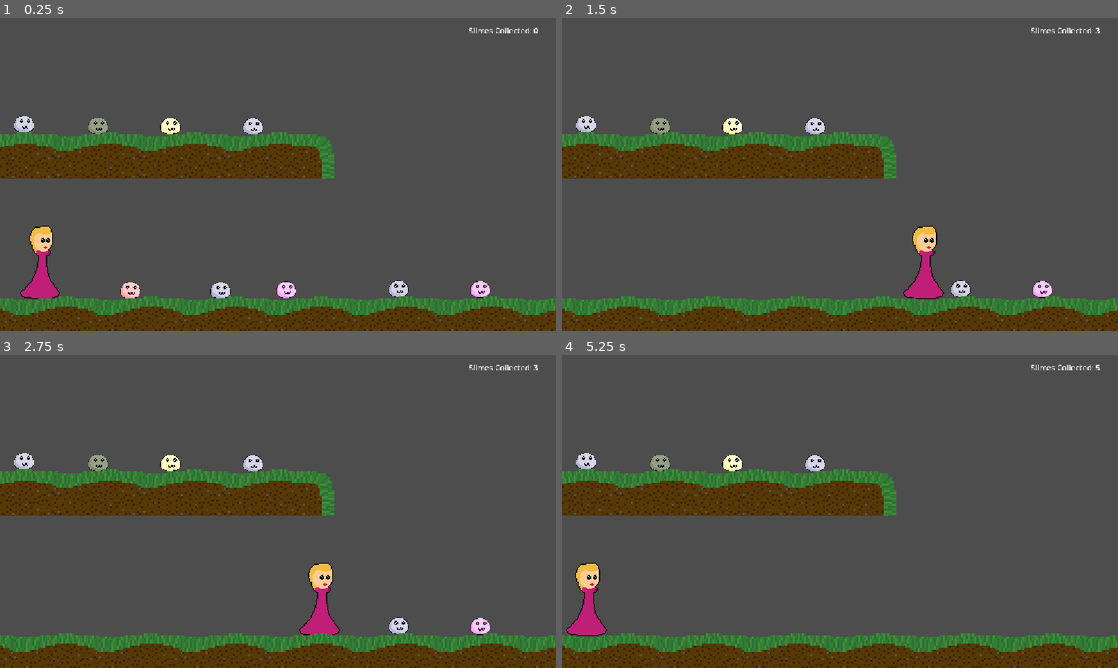
Above: before the commit, frames 1-4 (two rows, left to right).
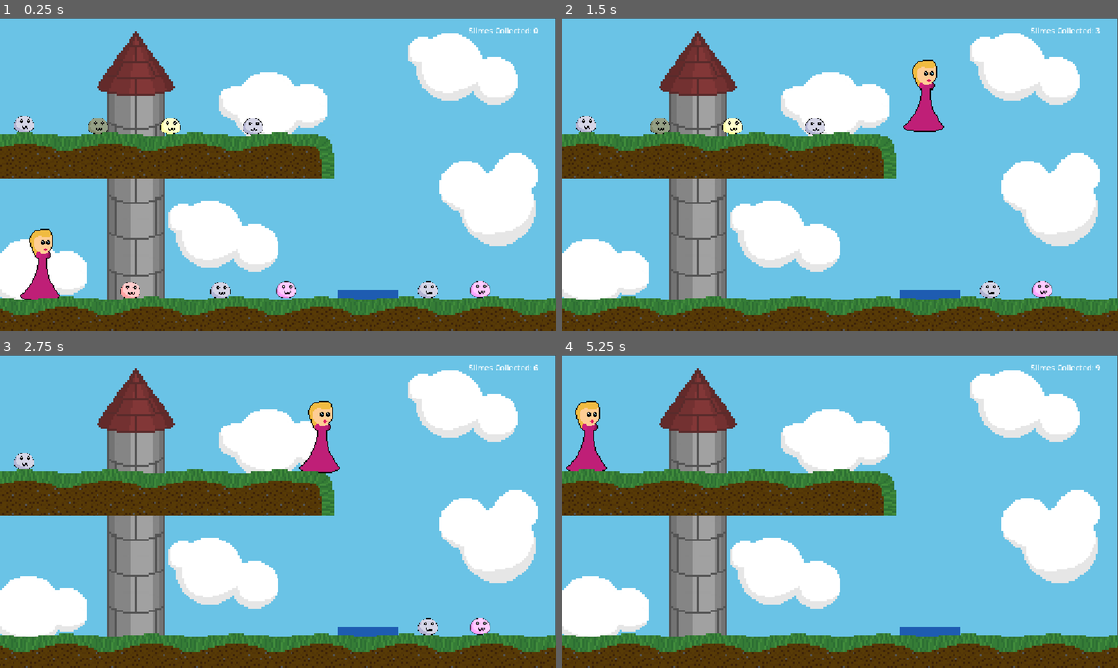
Above: after the commit, the same moments.

Repository: thewatermellonman/BounceBack
Game: Godot game, scene res://bounce.tscn
Two runs of this game, one before a commit and one after it. Both use one fixed random seed, a clock stepped at 60 frames per second and the inputs below.
Inputs:
- Up to frame 1 (0.25 s): no input
- Up to frame 2 (1.5 s): tap Enter at 0.5 s; hold Right (move_right) 0.53-1.28 s; hold Left (move_left) from 1.28 s (still down)
- Up to frame 3 (2.75 s): release Left (move_left) at 2.03 s; hold Right (move_right) from 2.03 s (still down)
- Up to frame 4 (5.25 s): tap Space at 3.5 s; release Right (move_right) at 3.53 s; hold Left (move_left) from 3.53 s (still down)

The runs differ from the first frame. In frame 1, 78% of the frame differs, in the area x 0-100%, y 0-90%; in frame 2, 79%; in frame 3, 80%; in frame 4, 80%.

Commit message:
JUMPJUMPJUMP

Diff:
--- a/bounce.tscn
+++ b/bounce.tscn
@@ -1,18 +1,60 @@
 [gd_scene format=3 uid="uid://cvsfbruifc585"]
 
+[ext_resource type="Texture2D" uid="uid://dy03txws1hglj" path="res://Background Sky.png" id="1_6802c"]
 [ext_resource type="Script" uid="uid://noq5t8tr68t5" path="res://character_body_2d.gd" id="1_ug7ek"]
+[ext_resource type="Texture2D" uid="uid://b6agwk6f2n4y3" path="res://Background Tower.png" id="2_rf0v1"]
 [ext_resource type="Texture2D" uid="uid://bsb1ohfsfwmj1" path="res://Princess True.png" id="2_uo8sn"]
 [ext_resource type="PackedScene" uid="uid://hnycn531yv7k" path="res://colorslime.tscn" id="3_ug7ek"]
+[ext_resource type="Texture2D" uid="uid://bk7vs5sv5r655" path="res://Background Cluods.png" id="3_ylgda"]
 [ext_resource type="Texture2D" uid="uid://kjgs31cha1rr" path="res://Ground Top.png" id="4_7f2o3"]
 [ext_resource type="Texture2D" uid="uid://trvl0wkwb3kw" path="res://Ground Corner.png" id="5_uo8sn"]
+[ext_resource type="Texture2D" uid="uid://bwlir6wo4g65" path="res://blu.jpg" id="6_rxh2k"]
+
+[sub_resource type="RectangleShape2D" id="RectangleShape2D_ws73l"]
+size = Vector2(123, 164.5)
 
 [sub_resource type="RectangleShape2D" id="RectangleShape2D_afka0"]
 size = Vector2(82, 170)
+
+[sub_resource type="RectangleShape2D" id="RectangleShape2D_gtbxn"]
+size = Vector2(1177.5, 90)
+
+[sub_resource type="RectangleShape2D" id="RectangleShape2D_60ojf"]
+size = Vector2(748, 88.5)
 
 [sub_resource type="RectangleShape2D" id="RectangleShape2D_0nl4k"]
 size = Vector2(20, 839)
 
 [node name="Node2D" type="Node2D" unique_id=859023814]
+
+[node name="Background" type="Sprite2D" parent="." unique_id=634321090]
+position = Vector2(573.5, 296)
+scale = Vector2(1.4412501, 1.05)
+texture = ExtResource("1_6802c")
+
+[node name="Tower" type="Sprite2D" parent="." unique_id=891981505]
+position = Vector2(437.99997, 321)
+scale = Vector2(1.0375, 1.0535715)
+texture = ExtResource("2_rf0v1")
+
+[node name="Clouds" type="Sprite2D" parent="." unique_id=2030073492]
+position = Vector2(293, 578)
+texture = ExtResource("3_ylgda")
+
+[node name="Clouds2" type="Sprite2D" parent="." unique_id=778663611]
+position = Vector2(790, 232)
+texture = ExtResource("3_ylgda")
+
+[node name="Bouncepad" type="Area2D" parent="." unique_id=769174331 groups=["bounce"]]
+
+[node name="Sprite2D" type="Sprite2D" parent="Bouncepad" unique_id=965172895 groups=["bounce"]]
+position = Vector2(763, 588)
+scale = Vector2(0.24899994, 0.09799996)
+texture = ExtResource("6_rxh2k")
+
+[node name="CollisionShape2D" type="CollisionShape2D" parent="Bouncepad" unique_id=1964256182]
+position = Vector2(762.5, 645.25)
+shape = SubResource("RectangleShape2D_ws73l")
 
 [node name="Player" type="CharacterBody2D" parent="." unique_id=862969182]
 position = Vector2(71, 455)
@@ -58,7 +100,7 @@
 position = Vector2(524, 224)
 
 [node name="PinkSlime6" parent="." unique_id=2005720812 instance=ExtResource("3_ug7ek")]
-position = Vector2(826, 560)
+position = Vector2(887, 562)
 
 [node name="PinkSlime7" parent="." unique_id=2110225019 instance=ExtResource("3_ug7ek")]
 position = Vector2(995, 561)
@@ -81,6 +123,10 @@
 axis_stretch_horizontal = 1
 axis_stretch_vertical = 1
 
+[node name="CollisionShape2D" type="CollisionShape2D" parent="Ground" unique_id=418365134]
+position = Vector2(565.25, 628)
+shape = SubResource("RectangleShape2D_gtbxn")
+
 [node name="Ground2" type="StaticBody2D" parent="." unique_id=1117009121]
 
 [node name="TextureRect" type="NinePatchRect" parent="Ground2" unique_id=2099961970]
@@ -92,6 +138,10 @@
 patch_margin_top = 41
 axis_stretch_horizontal = 1
 axis_stretch_vertical = 1
+
+[node name="CollisionShape2D" type="CollisionShape2D" parent="Ground2" unique_id=18462618]
+position = Vector2(307, 285.75)
+shape = SubResource("RectangleShape2D_60ojf")
 
 [node name="Ground3" type="StaticBody2D" parent="." unique_id=1621455836]
 
@@ -134,3 +184,4 @@
 debug_color = Color(0.8392157, 0, 0.92941177, 0.9254902)
 
 [connection signal="area_entered" from="Player/PickupArea" to="Player" method="_on_pickuparea_area_entered"]
+[connection signal="area_entered" from="Player/PickupArea" to="Player" method="_on_pickup_area_area_entered"]
--- a/character_body_2d.gd
+++ b/character_body_2d.gd
@@ -1,9 +1,16 @@
 extends CharacterBody2D
-@export var speed = 100
+@export var speed: float = 100.0
+@export var jump_force: float = -450.0
+@export var bounce_force: float = -1500.0
+@export var gravity: float = 1200.0
 
 var slime = 0
 
+
 func _physics_process(delta: float) -> void:
+
+	velocity.y -= bounce_force
+	velocity.y = min(velocity.y,-bounce_force)
 
 	if Input.is_action_pressed("move_right"):
 		velocity.x += speed
@@ -19,3 +26,11 @@
 		area.queue_free()
 		slime += 1
 		$CanvasLayer/SlimeCount.text = "Slimes Collected: " + str(slime)
+
+
+func _on_pickup_area_area_entered(area: Area2D) -> void:
+	if area.is_in_group("bounce"):
+		for i in 20:
+			velocity.y = bounce_force * 2
+			await get_tree().process_frame
+			velocity.y = bounce_force * 2
--- a/project.godot
+++ b/project.godot
@@ -24,6 +24,7 @@
 
 red=""
 slime=""
+bounce=""
 
 [input]
 
Not shown, added: Background Cluods.png.import
Not shown, added: Background Sky.png.import
Not shown, added: Background Tower.png.import
Not shown, added: Background.png.import
Binary file added: blu.jpg
Not shown, added: blu.jpg.import
Not shown, added: bounce.tscn2511658822.tmp
Not shown, added: bounce.tscn2518810728.tmp
